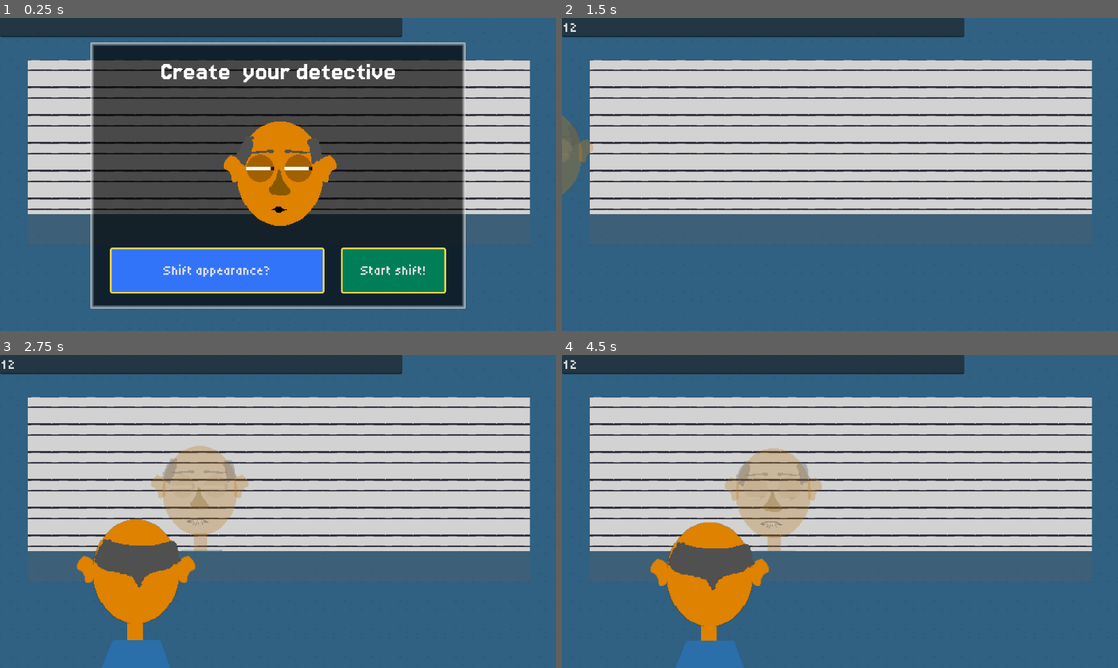
Above: before the commit, frames 1-4 (two rows, left to right).
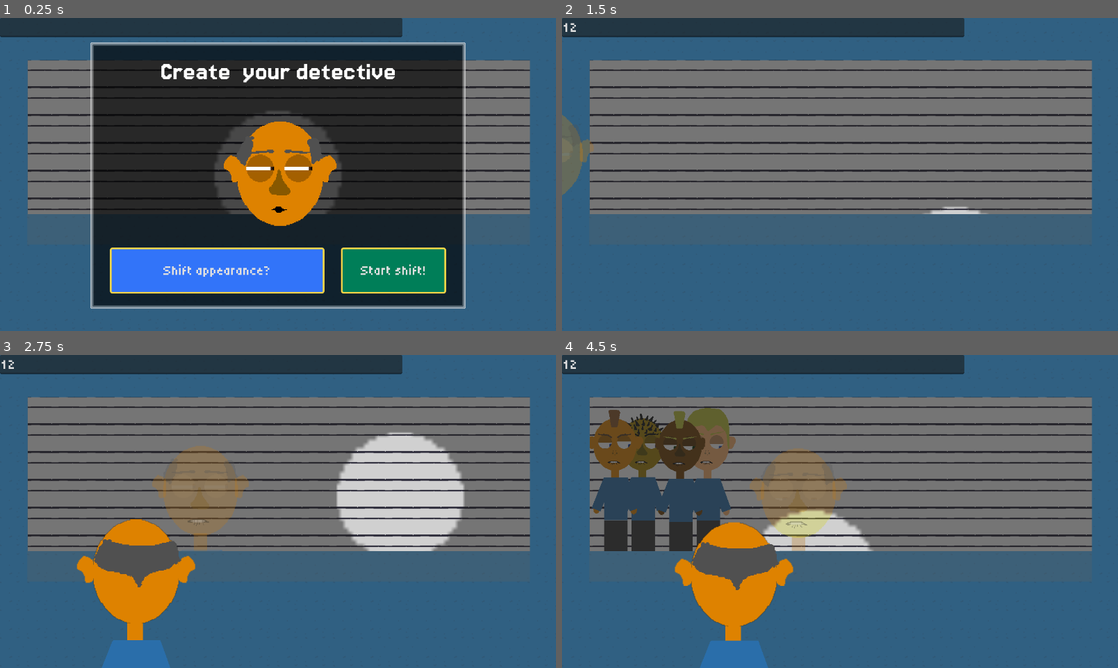
Above: after the commit, the same moments.

Repository: bjornarprytz/shift
Game: Godot game, scene res://interface/main.tscn
Same seed, same stepped clock (60 frames per second), same inputs: the game is played once before the commit and once after it.
Inputs (mouse positions are in pixels of both pictures, inside the frame that each line leads up to):
- Up to frame 1 (0.25 s): no input
- Up to frame 2 (1.5 s): click (762, 27) at 0.52 s; type "12" at 0.6 s; click "Start shift!" at 1.25 s
- Up to frame 3 (2.75 s): move the mouse to (400, 495) at 2.02 s; click (400, 495) at 2.17 s
- Up to frame 4 (4.5 s): move the mouse to (728, 527) at 2.77 s; click (728, 527) at 2.92 s; move the mouse to (895, 442) at 3.52 s; click (895, 442) at 3.67 s; move the mouse to (812, 574) at 4.27 s; click (812, 574) at 4.42 s

The runs differ from the first frame. In frame 1, 33% of the frame differs, in the area x 5-96%, y 13-63%; in frame 2, 40%; in frame 3, 33%; in frame 4, 43%, in the area x 5-96%, y 13-100%.

Commit message:
spotlight

Diff:
--- a/src/interface/body.tscn
+++ b/src/interface/body.tscn
@@ -4,24 +4,30 @@
 [ext_resource type="Texture2D" uid="uid://c2jnbtcs4d71a" path="res://assets/img/eye.png" id="1_vqd80"]
 
 [node name="Body" type="Node2D" unique_id=1825212997]
+light_mask = 0
 script = ExtResource("1_mf5h4")
 
 [node name="Neck" type="ColorRect" parent="." unique_id=556696610]
 unique_name_in_owner = true
+light_mask = 0
 offset_left = -10.0
 offset_top = -218.0
 offset_right = 8.0
 offset_bottom = -177.0
+metadata/_edit_use_anchors_ = true
 
 [node name="Torso" type="ColorRect" parent="." unique_id=950394824]
 unique_name_in_owner = true
+light_mask = 0
 offset_left = -26.0
 offset_top = -200.0
 offset_right = 28.0
 offset_bottom = -100.0
 color = Color(0.16470589, 0.43137255, 0.6666667, 1)
+metadata/_edit_use_anchors_ = true
 
 [node name="ArmR" type="ColorRect" parent="Torso" unique_id=487214747]
+light_mask = 0
 layout_mode = 0
 offset_left = 54.0
 offset_right = 129.0
@@ -32,12 +38,14 @@
 [node name="HandR" type="Sprite2D" parent="Torso/ArmR" unique_id=259743160]
 unique_name_in_owner = true
 show_behind_parent = true
+light_mask = 0
 position = Vector2(74.367256, 11.895742)
 rotation = -1.2252014
 scale = Vector2(0.49999905, 0.68750095)
 texture = ExtResource("1_vqd80")
 
 [node name="ArmL" type="ColorRect" parent="Torso" unique_id=1502567907]
+light_mask = 0
 layout_mode = 0
 offset_left = -29.0
 offset_top = 70.0
@@ -49,13 +57,16 @@
 [node name="HandL" type="Sprite2D" parent="Torso/ArmL" unique_id=2071221840]
 unique_name_in_owner = true
 show_behind_parent = true
+light_mask = 0
 position = Vector2(2.043937, 11.866856)
 rotation = 1.3170906
 scale = Vector2(0.49999908, 0.687501)
 texture = ExtResource("1_vqd80")
 
 [node name="Legs" type="ColorRect" parent="." unique_id=235730536]
+light_mask = 0
 offset_left = -26.0
 offset_top = -100.0
 offset_right = 28.0
 color = Color(0.19013184, 0.19013187, 0.19013187, 1)
+metadata/_edit_use_anchors_ = true
--- a/src/interface/head.gd
+++ b/src/interface/head.gd
@@ -13,7 +13,10 @@
 @onready var ear_l: FacePart = %EarL
 @onready var blink_timer: Timer = %BlinkTimer
 
+var _appeareance: Appearance
+
 func apply_appearance(appearance: Appearance):
+	_appeareance = appearance
 	for s in bare_skin:
 		s.modulate = appearance.skin_color
 	hair.modulate = appearance.hair_color
@@ -27,6 +30,32 @@
 func set_focal_point(point: Vector2):
 	eye_r.focal_point = point
 	eye_l.focal_point = point
+
+func squint():
+	pause_blink()
+	var tween = create_tween().set_parallel()
+	tween.tween_property(eye_l, "lid_gap_lower", 2.0, .1)
+	tween.tween_property(eye_l, "lid_gap_upper", 2.0, .1)
+	tween.tween_property(eye_r, "lid_gap_lower", 2.0, .1)
+	tween.tween_property(eye_r, "lid_gap_upper", 2.0, .1)
+	tween.set_parallel(false)
+	tween.tween_callback(resume_blink)
+
+func pause_blink():
+	blink_timer.paused = true
+
+func resume_blink():
+	blink_timer.paused = false
+
+func unsquint():
+	pause_blink()
+	var tween = create_tween().set_parallel()
+	tween.tween_property(eye_l, "lid_gap_lower", _appeareance.eye_slit_gap_l, .2)
+	tween.tween_property(eye_l, "lid_gap_upper", _appeareance.eye_slit_gap_l, .2)
+	tween.tween_property(eye_r, "lid_gap_lower", _appeareance.eye_slit_gap_r, .2)
+	tween.tween_property(eye_r, "lid_gap_upper", _appeareance.eye_slit_gap_r, .2)
+	tween.set_parallel(false)
+	tween.tween_callback(resume_blink)
 
 func say(phrase: String):
 	phrase = phrase.strip_edges()
--- a/src/interface/head_back.tscn
+++ b/src/interface/head_back.tscn
@@ -6,27 +6,32 @@
 [ext_resource type="Texture2D" uid="uid://cgydyjuw031fa" path="res://assets/img/ear_2.png" id="3_cqhjx"]
 
 [node name="HeadBack" type="Node2D" unique_id=54004329]
+light_mask = 0
 script = ExtResource("1_4u0gf")
 
 [node name="Head" type="Sprite2D" parent="." unique_id=1949239465]
 unique_name_in_owner = true
+light_mask = 0
 position = Vector2(0, -1)
 texture = ExtResource("1_l4elc")
 
 [node name="EarL" type="Sprite2D" parent="." unique_id=1910765298]
 unique_name_in_owner = true
+light_mask = 0
 position = Vector2(-65, -4)
 texture = ExtResource("3_cqhjx")
 flip_h = true
 
 [node name="EarR" type="Sprite2D" parent="." unique_id=1613226260]
 unique_name_in_owner = true
+light_mask = 0
 position = Vector2(65, -4)
 texture = ExtResource("3_cqhjx")
 
 [node name="Hair" type="Sprite2D" parent="." unique_id=1161757873]
 unique_name_in_owner = true
 modulate = Color(0.3254902, 1, 0.3019608, 1)
+light_mask = 0
 texture_filter = 3
 position = Vector2(2, -33)
 texture = ExtResource("2_x45af")
--- a/src/interface/main.gd
+++ b/src/interface/main.gd
@@ -1,11 +1,12 @@
 extends Node2D
 
 @onready var suspect_factory = preload("res://interface/suspect.tscn")
+@onready var spotlight: PointLight2D = %Spotlight
 
 @export var suspect_count: int = 7
 @export var character_variations: AppearanceVariations
 
-@onready var suspects: Node2D = $Suspects
+@onready var suspects: Node2D = %Suspects
 @onready var lineup_pos: Node2D = $LineupPos
 @onready var detective: Suspect = %Detective
 @onready var detective_back: SuspectBack = %DetectiveBack
@@ -13,14 +14,19 @@
 @onready var detective_target_pos: Node2D = %Detective_target_pos
 @onready var detective_back_target_pos: Node2D = %DetectiveBack_target_pos
 
+func _process(delta: float) -> void:
+	spotlight.global_position = get_global_mouse_position()
+
 func _load_suspects() -> Array[Suspect]:
 	var s: Array[Suspect] = []
-
+	var i = 0
 	for c in range(suspect_count):
 		var new_sus = suspect_factory.instantiate() as Suspect
 		suspects.add_child(new_sus)
+		new_sus.position = (Vector2.LEFT * 700) + (Vector2.LEFT * 150.0 * i) + (Vector2.DOWN * 500.0)
 		new_sus.apply_appearance(character_variations.create_random_appearance())
 		s.push_back(new_sus)
+		i += 1
 
 	return s
 
@@ -71,3 +77,5 @@
 func _action_scene():
 	detective.walk_to(detective_target_pos.global_position,0.0)
 	detective_back.walk_to(detective_back_target_pos.global_position)
+
+	_suspects_enter()
--- a/src/interface/main.tscn
+++ b/src/interface/main.tscn
@@ -6,6 +6,7 @@
 [ext_resource type="PackedScene" uid="uid://ceptal4ijvbvi" path="res://interface/suspect.tscn" id="2_rfu3d"]
 [ext_resource type="PackedScene" uid="uid://cy3hql7hrfrm5" path="res://interface/character_creation.tscn" id="3_spusx"]
 [ext_resource type="Texture2D" uid="uid://bm5c5ijvmgakx" path="res://assets/img/wall-tile.png" id="4_dyb18"]
+[ext_resource type="PackedScene" uid="uid://nt5v8iqch6ay" path="res://interface/spotlight.tscn" id="5_bab4p"]
 [ext_resource type="Script" uid="uid://dpdtdmp3x1vf5" path="res://system/profile.gd" id="6_rirh5"]
 [ext_resource type="Script" uid="uid://dssgm41f4i7vy" path="res://system/tell.gd" id="7_spusx"]
 [ext_resource type="PackedScene" uid="uid://bjjo17a3usjs6" path="res://interface/suspect_back.tscn" id="9_d0hba"]
@@ -27,6 +28,7 @@
 [node name="CharacterCreation" parent="CanvasLayer" unique_id=1914878429 instance=ExtResource("3_spusx")]
 
 [node name="Background" type="TextureRect" parent="." unique_id=1850055676]
+modulate = Color(0.49354547, 0.49354553, 0.49354553, 1)
 texture_filter = 3
 anchors_preset = 15
 anchor_right = 1.0
@@ -39,6 +41,14 @@
 grow_vertical = 2
 texture = ExtResource("2_8pnea")
 stretch_mode = 1
+
+[node name="Suspects" type="Node2D" parent="Background" unique_id=1479798815]
+unique_name_in_owner = true
+position = Vector2(16, 18)
+
+[node name="Spotlight" parent="Background" unique_id=1598887375 instance=ExtResource("5_bab4p")]
+unique_name_in_owner = true
+position = Vector2(141, 490)
 
 [node name="LineupPos" type="Node2D" parent="." unique_id=692191331]
 
@@ -63,11 +73,11 @@
 [node name="SuspectPos7" type="Node2D" parent="LineupPos" unique_id=1659452097]
 position = Vector2(1086, 481)
 
-[node name="Suspects" type="Node2D" parent="." unique_id=1479798815]
-
 [node name="DetectiveRoom" type="Node2D" parent="." unique_id=1439157779]
+light_mask = 0
 
 [node name="WallLeft" type="TextureRect" parent="DetectiveRoom" unique_id=301172711]
+light_mask = 0
 texture_filter = 3
 anchors_preset = 15
 anchor_right = 1.0
@@ -83,6 +93,7 @@
 metadata/_edit_lock_ = true
 
 [node name="WallRight" type="TextureRect" parent="DetectiveRoom" unique_id=124891343]
+light_mask = 0
 texture_filter = 3
 anchors_preset = 15
 anchor_right = 1.0
@@ -98,6 +109,7 @@
 metadata/_edit_lock_ = true
 
 [node name="WallTop" type="TextureRect" parent="DetectiveRoom" unique_id=75091938]
+light_mask = 0
 texture_filter = 3
 anchors_preset = 15
 anchor_right = 1.0
@@ -114,7 +126,7 @@
 
 [node name="Detective_target_pos" type="Node2D" parent="DetectiveRoom" unique_id=815131624]
 unique_name_in_owner = true
-position = Vector2(490, 791)
+position = Vector2(546, 791)
 scale = Vector2(1.72, 1.72)
 
 [node name="Detective" parent="DetectiveRoom" unique_id=1764024577 instance=ExtResource("2_rfu3d")]
@@ -126,6 +138,7 @@
 profile = SubResource("Resource_l14rc")
 
 [node name="WallBottom" type="TextureRect" parent="DetectiveRoom" unique_id=1614852558]
+light_mask = 0
 texture_filter = 3
 anchors_preset = 15
 anchor_right = 1.0
@@ -140,6 +153,7 @@
 stretch_mode = 1
 
 [node name="Window" type="ColorRect" parent="DetectiveRoom" unique_id=1886969717]
+light_mask = 0
 offset_left = 63.0
 offset_top = 97.0
 offset_right = 1220.0
@@ -149,7 +163,7 @@
 
 [node name="DetectiveBack_target_pos" type="Node2D" parent="DetectiveRoom" unique_id=856791579]
 unique_name_in_owner = true
-position = Vector2(340, 1055)
+position = Vector2(396, 1055)
 scale = Vector2(2, 2)
 
 [node name="DetectiveBack" parent="DetectiveRoom" unique_id=1999595215 instance=ExtResource("9_d0hba")]
--- /dev/null
+++ b/src/interface/spotlight.gd
@@ -0,0 +1,16 @@
+class_name Spotlight
+extends PointLight2D
+
+func _on_area_area_entered(area: Area2D) -> void:
+	if area.owner is Suspect:
+		if area.owner.name == "Detective":
+			print("detective doesn't flinch")
+		area.owner.unnerve()
+
+
+
+func _on_area_area_exited(area: Area2D) -> void:
+	if area.owner is Suspect:
+		if area.owner.name == "Detective":
+			print("detective doesn't flinch")
+		area.owner.renerve()
--- /dev/null
+++ b/src/interface/spotlight.tscn
@@ -0,0 +1,22 @@
+[gd_scene format=3 uid="uid://nt5v8iqch6ay"]
+
+[ext_resource type="Texture2D" uid="uid://c2jnbtcs4d71a" path="res://assets/img/eye.png" id="1_h4nbb"]
+[ext_resource type="Script" uid="uid://by5wa0tart6lu" path="res://interface/spotlight.gd" id="2_4pfpj"]
+
+[sub_resource type="CircleShape2D" id="CircleShape2D_gwkry"]
+radius = 146.12323
+
+[node name="Spotlight" type="PointLight2D" unique_id=1598887375]
+light_mask = 2
+texture_filter = 3
+texture = ExtResource("1_h4nbb")
+texture_scale = 9.25
+script = ExtResource("2_4pfpj")
+
+[node name="Area" type="Area2D" parent="." unique_id=48110713]
+
+[node name="Shape" type="CollisionShape2D" parent="Area" unique_id=101579093]
+shape = SubResource("CircleShape2D_gwkry")
+
+[connection signal="area_entered" from="Area" to="." method="_on_area_area_entered"]
+[connection signal="area_exited" from="Area" to="." method="_on_area_area_exited"]
--- a/src/interface/suspect.gd
+++ b/src/interface/suspect.gd
@@ -65,7 +65,9 @@
 	bob_tween.play()
 
 func unnerve() -> void:
-	pass
+	head.blink_timer.wait_time = 0.2
+	head.squint()
 
 func renerve() -> void:
-	pass
+	head.blink_timer.wait_time = 1.0
+	head.unsquint()
--- a/src/interface/suspect.tscn
+++ b/src/interface/suspect.tscn
@@ -3,6 +3,10 @@
 [ext_resource type="Script" uid="uid://dum5fde158akc" path="res://interface/suspect.gd" id="1_l3hxl"]
 [ext_resource type="PackedScene" uid="uid://401m82415u77" path="res://interface/body.tscn" id="2_p6wng"]
 [ext_resource type="PackedScene" uid="uid://cvteitlb0lvqu" path="res://interface/head.tscn" id="3_bn58s"]
+
+[sub_resource type="CapsuleShape2D" id="CapsuleShape2D_gwkry"]
+radius = 16.0
+height = 78.0
 
 [node name="Suspect" type="Node2D" unique_id=1999595215]
 script = ExtResource("1_l3hxl")
@@ -12,7 +16,7 @@
 
 [node name="Head" parent="." unique_id=1211529537 instance=ExtResource("3_bn58s")]
 unique_name_in_owner = true
-position = Vector2(-4, -281)
+position = Vector2(-3, -281)
 
 [node name="Control" type="Control" parent="." unique_id=1045583950]
 layout_mode = 3
@@ -22,5 +26,15 @@
 offset_right = 83.0
 offset_bottom = 3.0
 
+[node name="Eyes" type="Area2D" parent="." unique_id=2047242647]
+position = Vector2(0, -282)
+monitoring = false
+
+[node name="Shape" type="CollisionShape2D" parent="Eyes" unique_id=958962509]
+position = Vector2(-2, 1)
+rotation = -1.5707964
+shape = SubResource("CapsuleShape2D_gwkry")
+
 [connection signal="mouse_entered" from="Control" to="." method="_on_control_mouse_entered"]
 [connection signal="mouse_exited" from="Control" to="." method="_on_control_mouse_exited"]
+[connection signal="area_entered" from="Eyes" to="." method="_on_eyes_area_entered"]
Not shown, added: src/interface/spotlight.gd.uid
